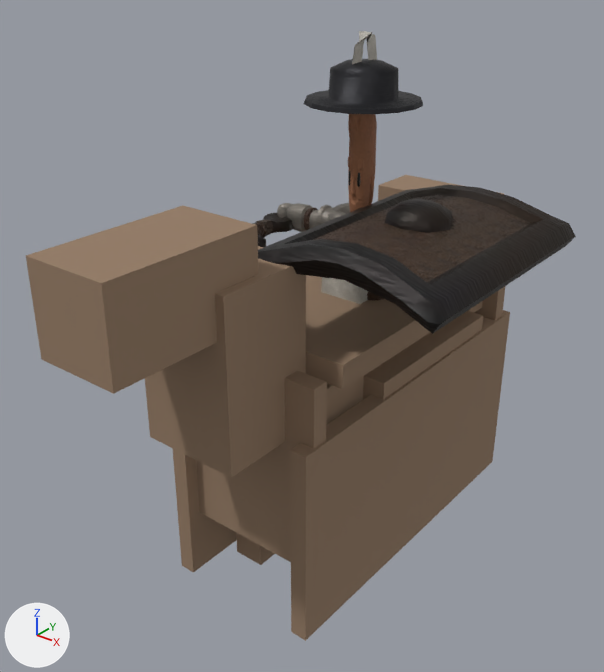
One commit to the glTF model csharp/Unciv.Godot/Packs/units/models/unit/Cataphract.glb: the scene before it, then after it.
The view is the same before and after, from a 50 mm lens placed at (0.779, -1.132, 1.061), pointed at (0.003, -0.161, 0.459). Arrows for +X, +Y and +Z are at lower left; the lights stay in place. The first picture is the older version. Where no turn or scale is listed for an object, it has been applied to the vertices. Vertices at exactly the same position are counted once.

In view in the first picture: 'HorseMesh', 'Rectangle_Shield', 'Warrior' and 1 more.
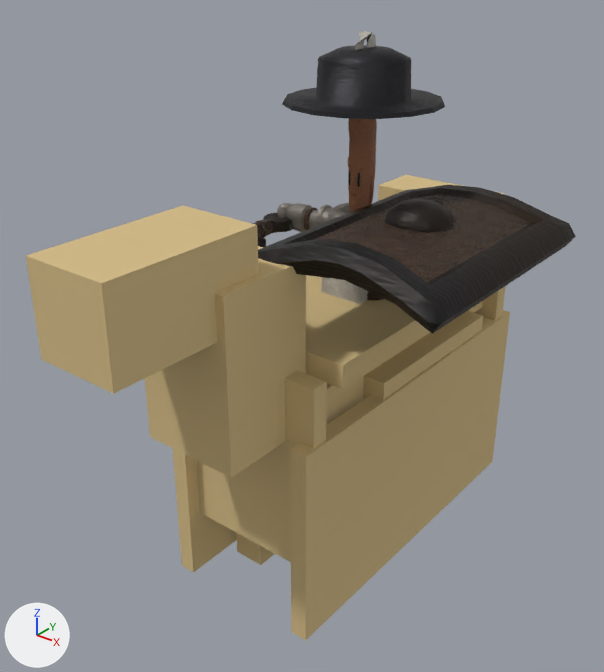
The edits, one by one:
Material 'Horse' (mat_horse) changes colour from brown #957c65 to beige #d4bc86; in linear values from (0.3, 0.2, 0.13) to (0.66, 0.5, 0.24).
me_mesh_skinned is used by ob_warrior; location (0.0, 0.0, 0.38).
me_mesh_skinned had 2535 vertices, 4724 faces and spanned x -0.178..0.178, y -0.098..0.095, z 0.0..0.54.
me_mesh_skinned now has 2535 vertices, 4724 faces and spans x -0.178..0.178, y -0.132..0.129, z 0.0..0.54.
me_mesh_skinned part 1: 81 of 2535 vertices moved; they spanned x -0.096..0.096, y -0.098..0.095, z 0.433..0.496 and now span x -0.131..0.131, y -0.132..0.129, z 0.433..0.516; mean shift (0.0, 0.0, 0.007); largest move (0.068, -0.069, 0.433) -> (0.092, -0.094, 0.433).

What differs and where, as boxes (x1, y1, x2, y2) in the pictures (604 x 672 px; the box of a moved part takes in the faces that stretch with it):
'HorseMesh', recoloured (brown to beige)
    both: (26, 175, 510, 641)
'Warrior', reshaped
    before: (277, 31, 423, 304)
    after: (277, 31, 445, 304)
part 1 of me_mesh_skinned, moved or reshaped
    before: (303, 59, 423, 114)
    after: (282, 45, 445, 119)
